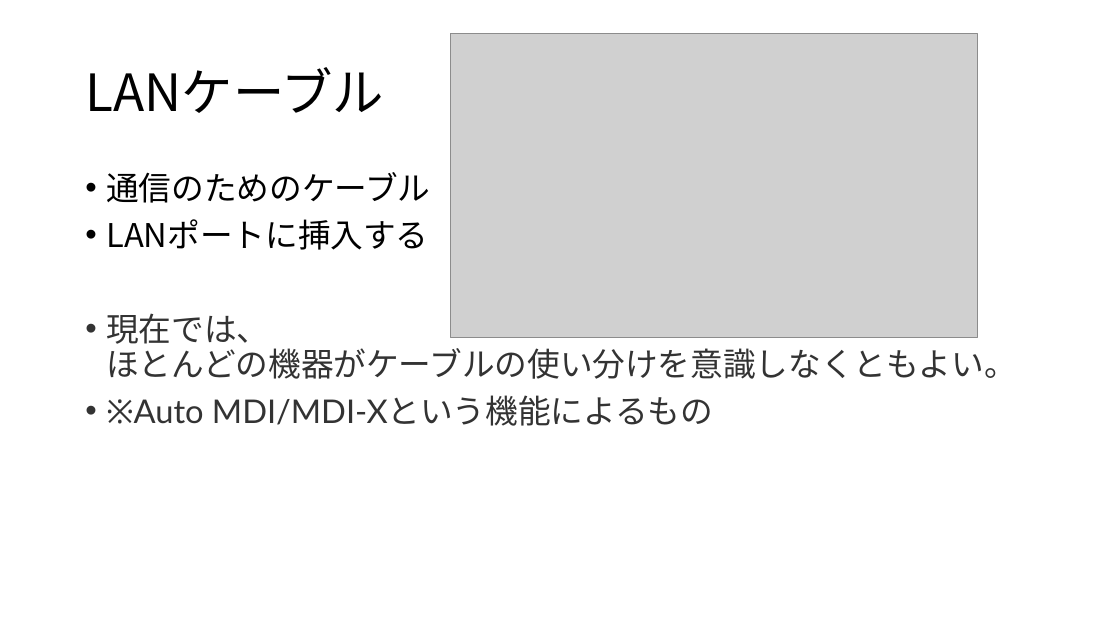
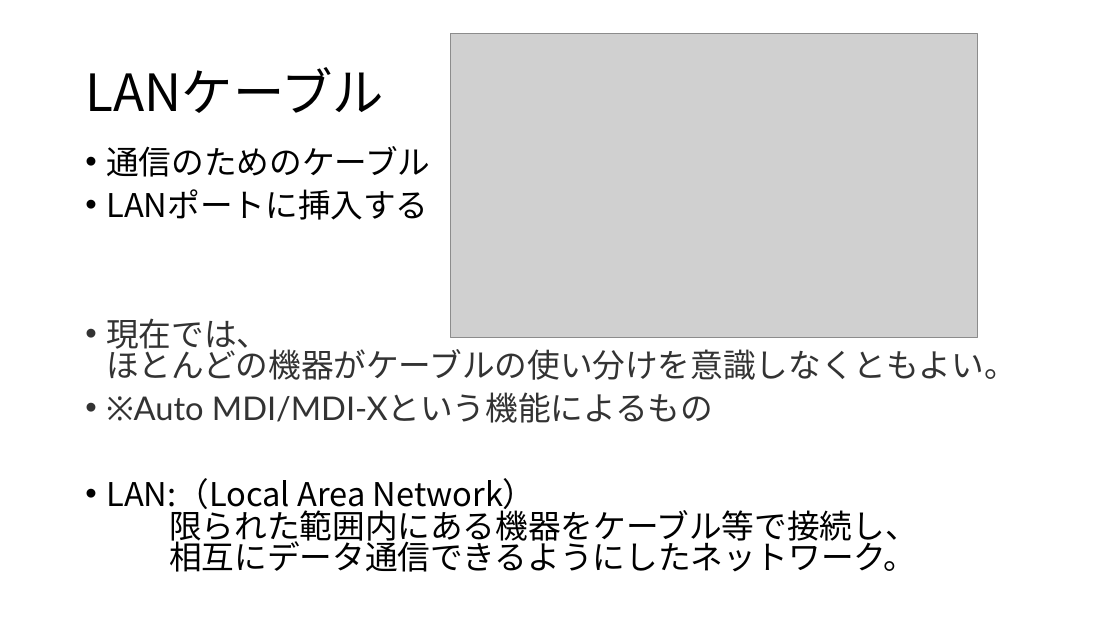
Before and after one commit to nishinekoma/NSS_LANcable, a slide deck: slide 1 of LAN_クロス_ストレート.pptx. Drawn at 1120x630 pixels with LibreOffice and Linux fonts; fonts in the diff are those of the drawing; grey boxes stand for pictures. Boxes give left, top, right and bottom in pixels: in the first picture for what was removed or moved away, otherwise in the second. Text is boxed around its words. In the diff, an @@ line names an element or a change of style, - is before the commit and + after.

```diff
--- a/LAN_クロス_ストレート.pptx
+++ b/LAN_クロス_ストレート.pptx
@@ text "通信のためのケーブル": place and size @@
-text "通信のためのケーブル" at <box>106,172,1016,425</box>
+text "通信のためのケーブル" at <box>106,146,1016,572</box>
@@ text at <box>106,146,1016,422</box>: line spacing 0.9 to 0.8 @@
@@ text at <box>106,478,917,572</box>: paragraph added @@
+• LAN:（Local Area Network）
+  限られた範囲内にある機器をケーブル等で接続し、
+  相互にデータ通信できるようにしたネットワーク。
```
Also in this commit, not shown: 3 other slides changed, 1 slide removed.
